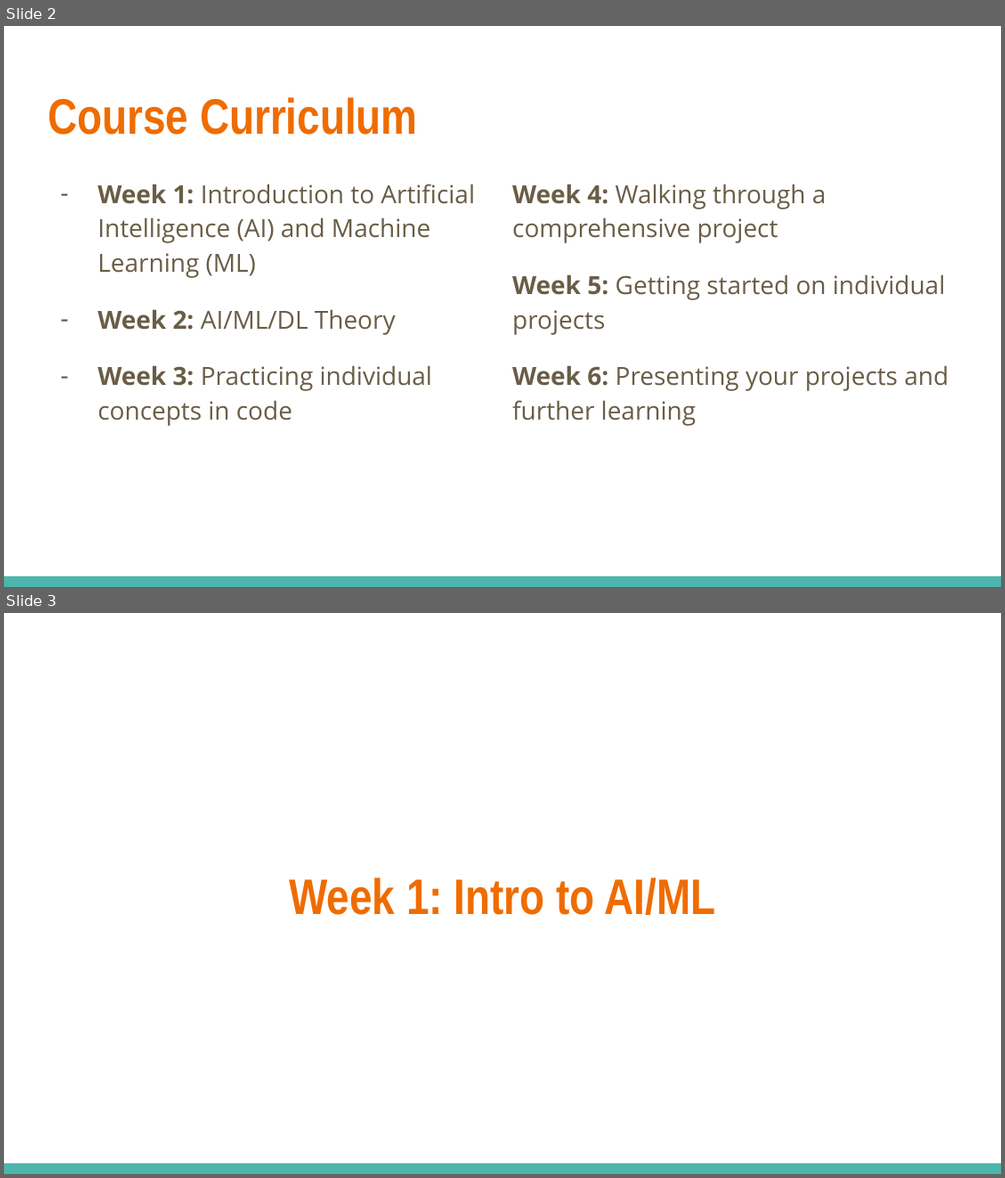
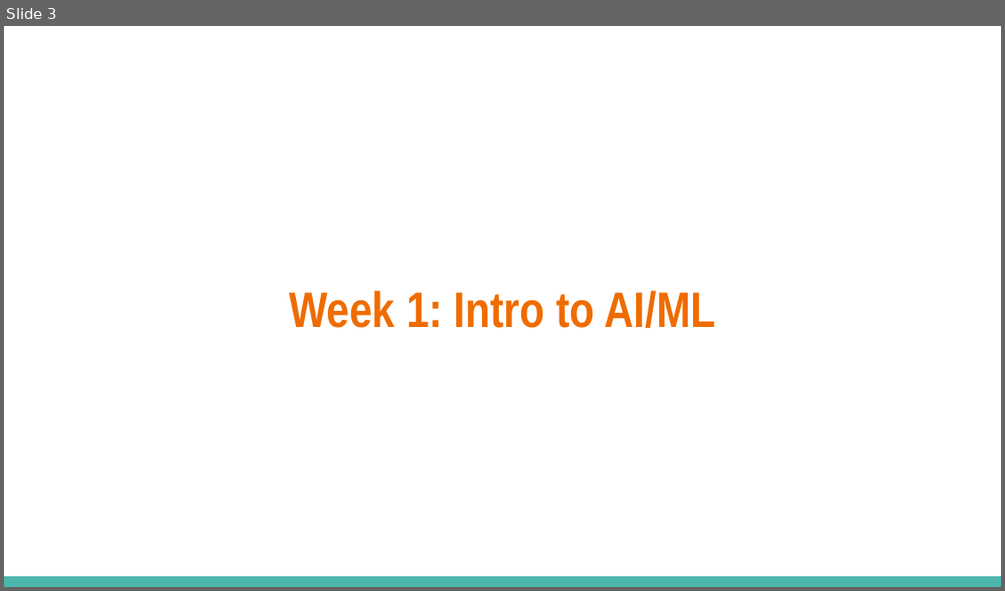
Before and after one commit to Intro-Course-AI-ML/LessonMaterials, a slide deck: 1_AI Course Presentation.pptx. Shown one above the other, each under a label of ours: slides 2 and 3 before the commit, slide 3 after it. The pictures are 1005x1178 and 1005x591 pixels, drawn with LibreOffice and Linux fonts; fonts in the diff are those of the drawing. Boxes give left, top, right and bottom in pixels: in the first picture for what was removed or moved away, otherwise in the second. Text is boxed around its words. In the diff, an @@ line names an element or a change of style, - is before the commit and + after.

```diff
--- a/1_AI Course Presentation.pptx
+++ b/1_AI Course Presentation.pptx
@@ slide 2 removed at [4, 26, 1001, 587], background #FFFFFF; not listed: 1 template element that a slide beside it also shows @@
@@ title removed at [48, 97, 418, 135] @@
-Course Curriculum
@@ text removed at [97, 184, 475, 426] @@
-– Week 1: Introduction to Artificial Intelligence (AI) and Machine Learning (ML)
-– Week 2: AI/ML/DL Theory
-– Week 3: Practicing individual concepts in code
@@ text removed at [512, 184, 948, 426] @@
-Week 4: Walking through a comprehensive project
-Week 5: Getting started on individual projects
-Week 6: Presenting your projects and further learning
```
Also in this commit, not shown: 12 slides changed, 5 slides added, 1 other slide removed, 1 other file.
